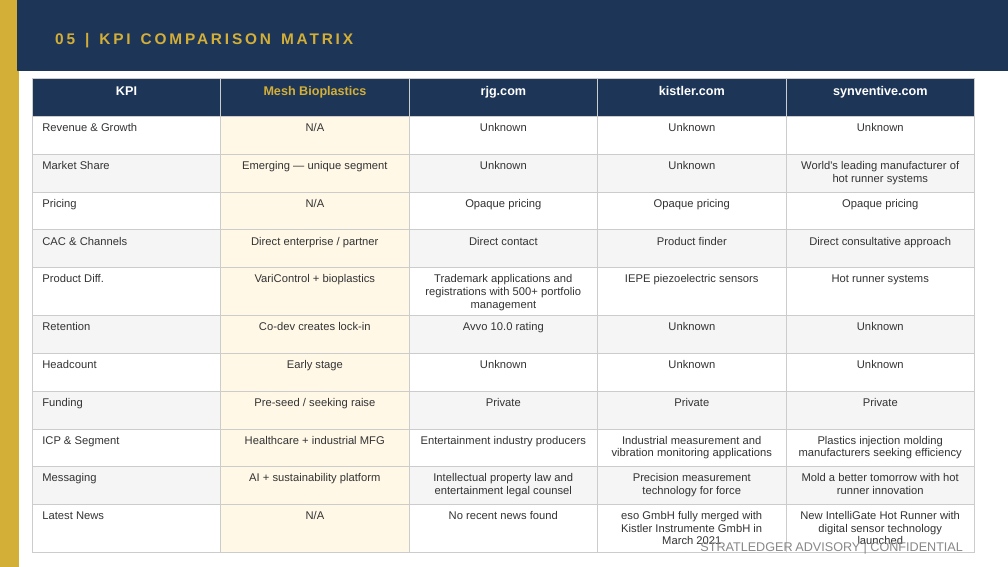
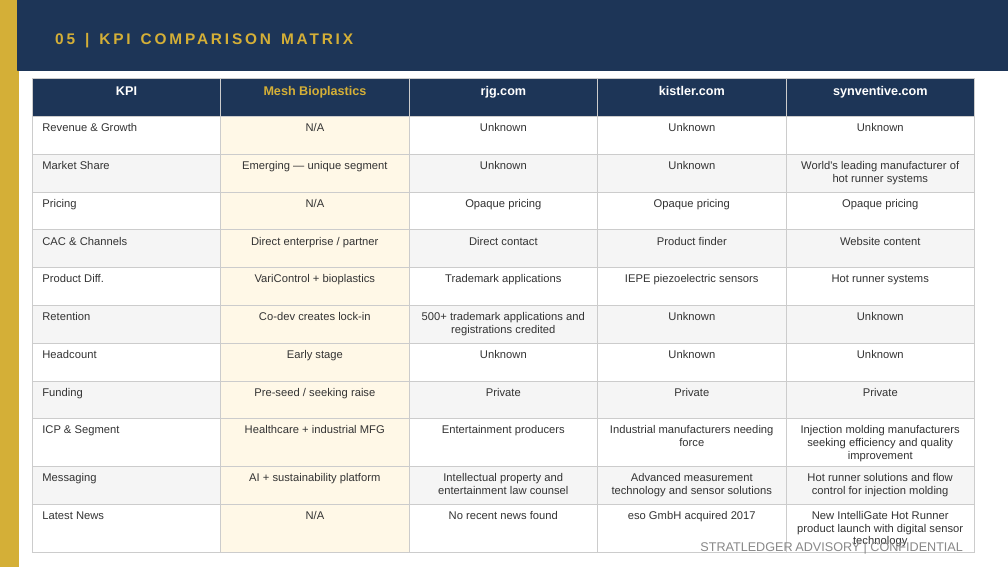
Before and after one commit to apexmakeshop-dot/droplet-commands, a slide deck: slide 9 of mesh_bioplastics_CI_Report.pptx. Drawn at 1008x567 pixels with LibreOffice and Linux fonts; fonts in the diff are those of the drawing. Boxes give left, top, right and bottom in pixels: in the first picture for what was removed or moved away, otherwise in the second. Text is boxed around its words. In the diff, an @@ line names an element or a change of style, - is before the commit and + after.

```diff
--- a/mesh_bioplastics_CI_Report.pptx
+++ b/mesh_bioplastics_CI_Report.pptx
@@ table at box(32, 79, 975, 551) @@
-row 5, column 5: Direct consultative approach
+row 5, column 5: Website content
-row 6, column 3: Trademark applications and registrations with 500+ portfolio management
+row 6, column 3: Trademark applications
-row 7, column 3: Avvo 10.0 rating
+row 7, column 3: 500+ trademark applications and registrations credited
-row 10: ICP & Segment | Healthcare + industrial MFG | Entertainment industry producers | Industrial measurement and vibration monitoring applications | Plastics injection molding manufacturers seeking efficiency
+row 10: ICP & Segment | Healthcare + industrial MFG | Entertainment producers | Industrial manufacturers needing force | Injection molding manufacturers seeking efficiency and quality improvement
-row 11: Messaging | AI + sustainability platform | Intellectual property law and entertainment legal counsel | Precision measurement technology for force | Mold a better tomorrow with hot runner innovation
+row 11: Messaging | AI + sustainability platform | Intellectual property and entertainment law counsel | Advanced measurement technology and sensor solutions | Hot runner solutions and flow control for injection molding
-row 12, column 4: eso GmbH fully merged with Kistler Instrumente GmbH in March 2021
+row 12, column 4: eso GmbH acquired 2017
-row 12, column 5: New IntelliGate Hot Runner with digital sensor technology launched
+row 12, column 5: New IntelliGate Hot Runner product launch with digital sensor technology
```
Also in this commit, not shown: 4 other slides changed.
